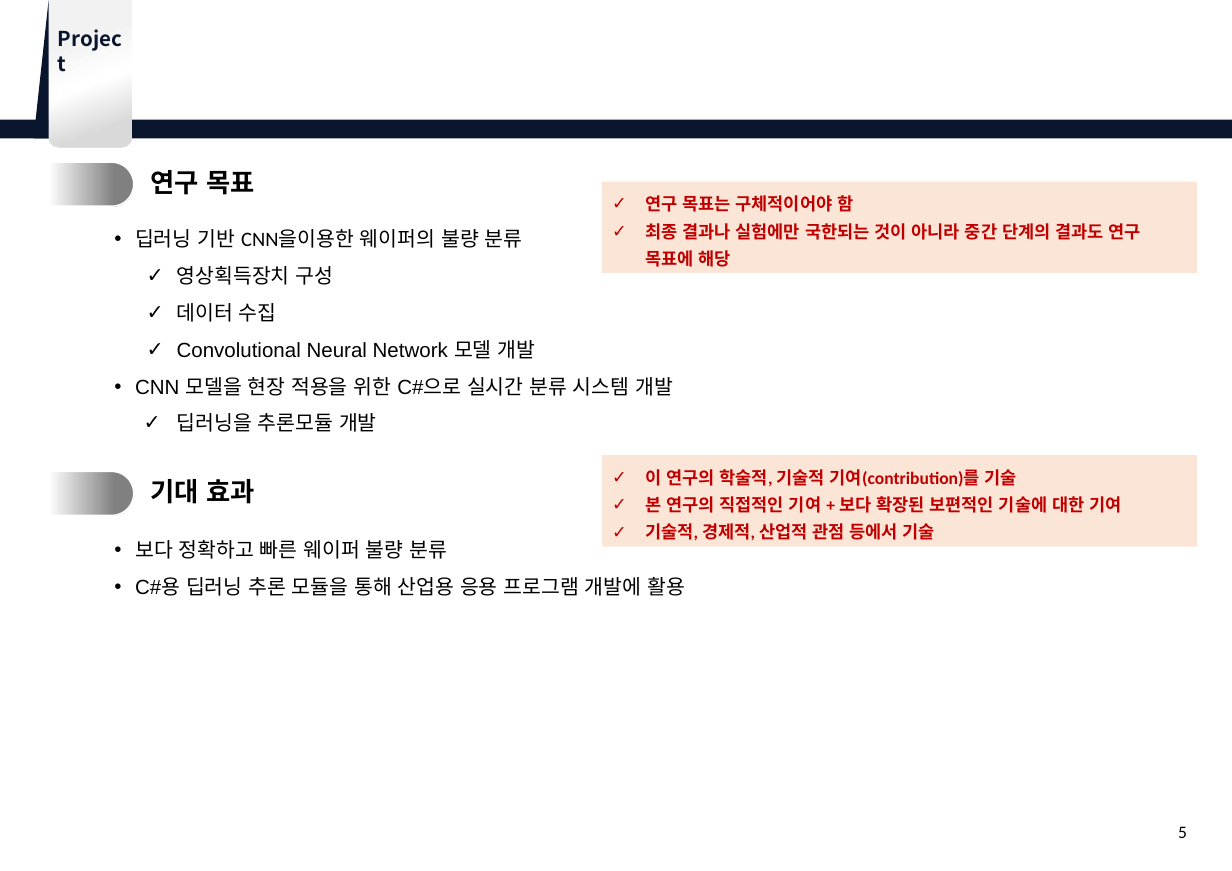
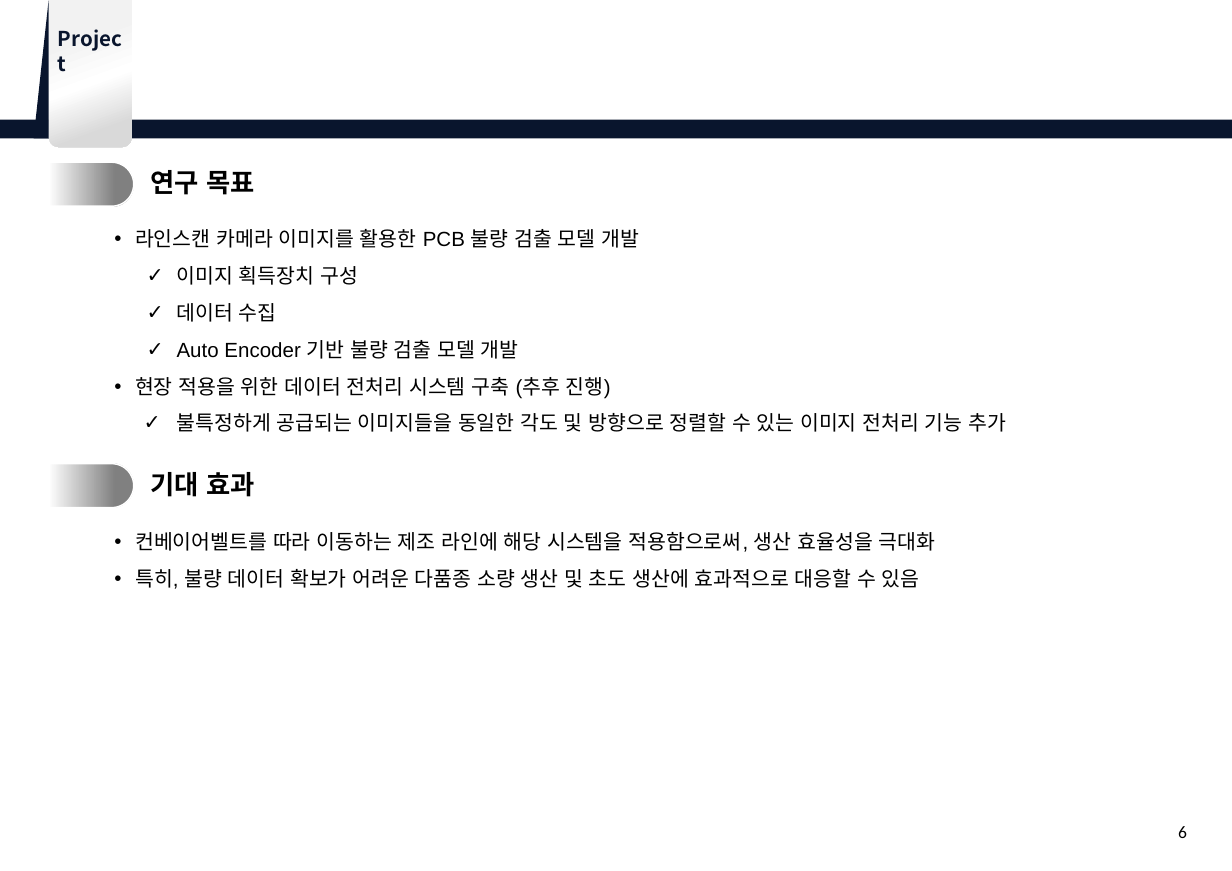
Before and after one commit to sakura09040904/Portfolio, a slide deck: slide 6 of 3. 2학년1학기/지능화 파일럿 프로젝트/[지능화파일럿] 프로젝트 계획서_(양식).pptx (slide 5 before the commit). Drawn at 1232x871 pixels with LibreOffice and Linux fonts; fonts in the diff are those of the drawing; background and template pictures are left out. Boxes give left, top, right and bottom in pixels: in the first picture for what was removed or moved away, otherwise in the second. Text is boxed around its words. In the diff, an @@ line names an element or a change of style, - is before the commit and + after.

```diff
--- a/3. 2학년1학기/지능화 파일럿 프로젝트/[지능화파일럿] 프로젝트 계획서_(양식).pptx
+++ b/3. 2학년1학기/지능화 파일럿 프로젝트/[지능화파일럿] 프로젝트 계획서_(양식).pptx
@@ rectangle removed at bbox=[602, 181, 1197, 273] @@
-✓ 연구 목표는 구체적이어야 함
-✓ 최종 결과나 실험에만 국한되는 것이 아니라 중간 단계의 결과도 연구 목표에 해당
@@ text at bbox=[135, 229, 639, 285]: text changed @@
-• 딥러닝 기반 CNN을이용한 웨이퍼의 불량 분류
-  ✓ 영상획득장치 구성
+• 라인스캔 카메라 이미지를 활용한 PCB 불량 검출 모델 개발
+  ✓ 이미지 획득장치 구성
@@ text at bbox=[135, 340, 1006, 432]: text changed @@
-  ✓ Convolutional Neural Network 모델 개발
-• CNN 모델을 현장 적용을 위한 C#으로 실시간 분류 시스템 개발
-  ✓ 딥러닝을 추론모듈 개발
+  ✓ Auto Encoder 기반 불량 검출 모델 개발
+• 현장 적용을 위한 데이터 전처리 시스템 구축 (추후 진행)
+  ✓ 불특정하게 공급되는 이미지들을 동일한 각도 및 방향으로 정렬할 수 있는 이미지 전처리 기능 추가
@@ round same rect: place and size @@
-round same rect at bbox=[50, 471, 134, 515]
+round same rect at bbox=[50, 464, 134, 508]
@@ text "2.": place and size @@
-text "2." at bbox=[87, 475, 121, 507]
+text "2." at bbox=[87, 467, 121, 498]
@@ text "기대 효과": place and size @@
-text "기대 효과" at bbox=[150, 479, 254, 504]
+text "기대 효과" at bbox=[150, 472, 254, 497]
@@ rectangle removed at bbox=[602, 455, 1197, 547] @@
-✓ 이 연구의 학술적, 기술적 기여(contribution)를 기술
-✓ 본 연구의 직접적인 기여 + 보다 확장된 보편적인 기술에 대한 기여
-✓ 기술적, 경제적, 산업적 관점 등에서 기술
@@ text at bbox=[135, 532, 936, 589]: text changed @@
-• 보다 정확하고 빠른 웨이퍼 불량 분류
-• C#용 딥러닝 추론 모듈을 통해 산업용 응용 프로그램 개발에 활용
+• 컨베이어벨트를 따라 이동하는 제조 라인에 해당 시스템을 적용함으로써, 생산 효율성을 극대화
+• 특히, 불량 데이터 확보가 어려운 다품종 소량 생산 및 초도 생산에 효과적으로 대응할 수 있음
@@ page number at bbox=[1178, 826, 1187, 838]: text changed @@
-5
+6
```
Also in this commit, not shown: 5 other slides changed, 1 slide added, 1 other file.
